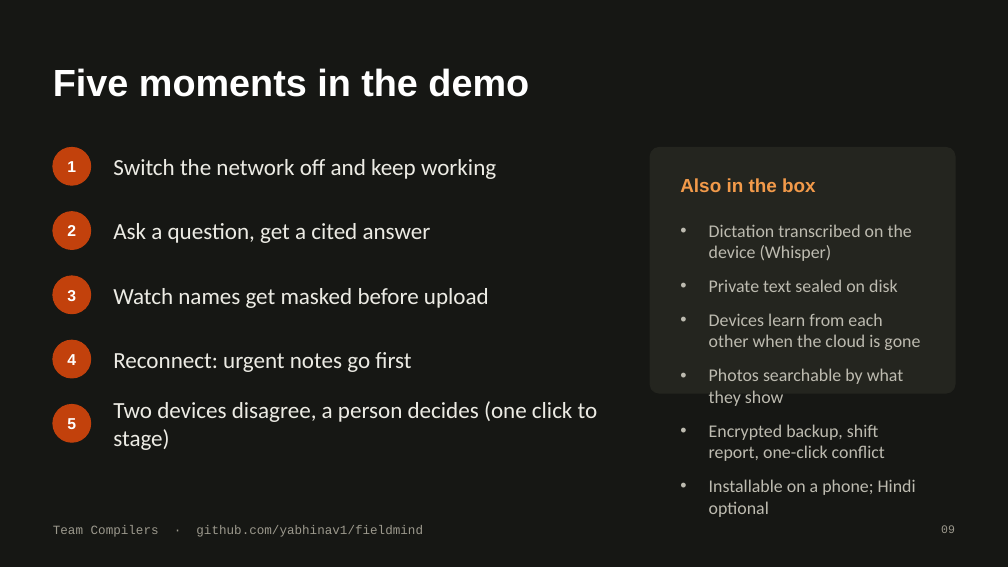
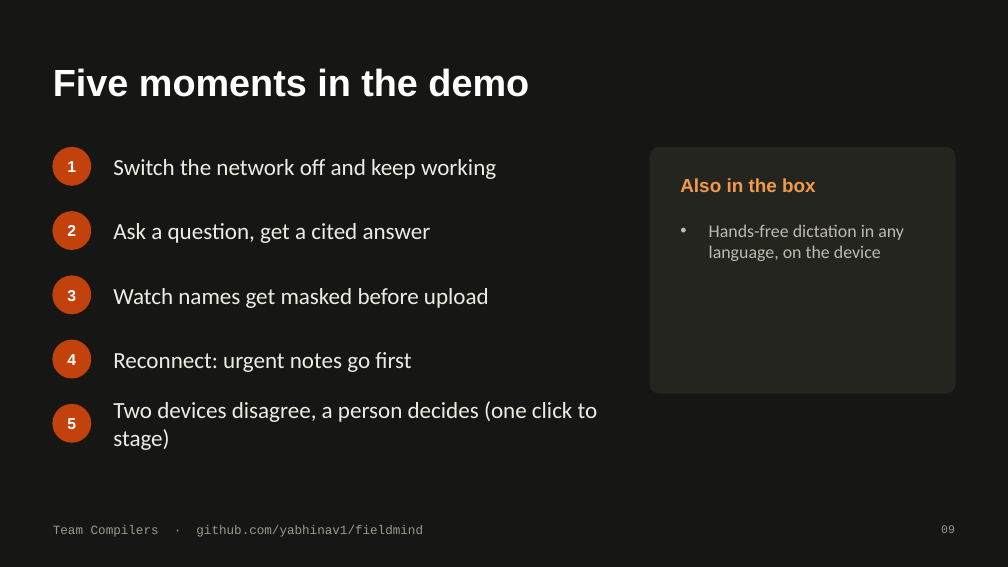
Before and after one commit to yabhinav1/fieldmind, a slide deck: slide 9 of docs/FieldMind-Compilers.pptx. Drawn at 1008x567 pixels with LibreOffice and Linux fonts; fonts in the diff are those of the drawing. Boxes give left, top, right and bottom in pixels: in the first picture for what was removed or moved away, otherwise in the second. Text is boxed around its words. In the diff, an @@ line names an element or a change of style, - is before the commit and + after.

Commit message:
Docs: hands-free dictation in any language, 111 tests, model sizes, page wording

```diff
--- a/docs/FieldMind-Compilers.pptx
+++ b/docs/FieldMind-Compilers.pptx
@@ text at bbox=[709, 224, 904, 261]: text changed @@
-• Dictation transcribed on the device (Whisper)
-• Private text sealed on disk
-• Devices learn from each other when the cloud is gone
-• Photos searchable by what they show
-• Encrypted backup, shift report, one-click conflict
-• Installable on a phone; Hindi optional
+• Hands-free dictation in any language, on the device
```
Also in this commit, not shown: 3 other slides changed, 9 other files.
